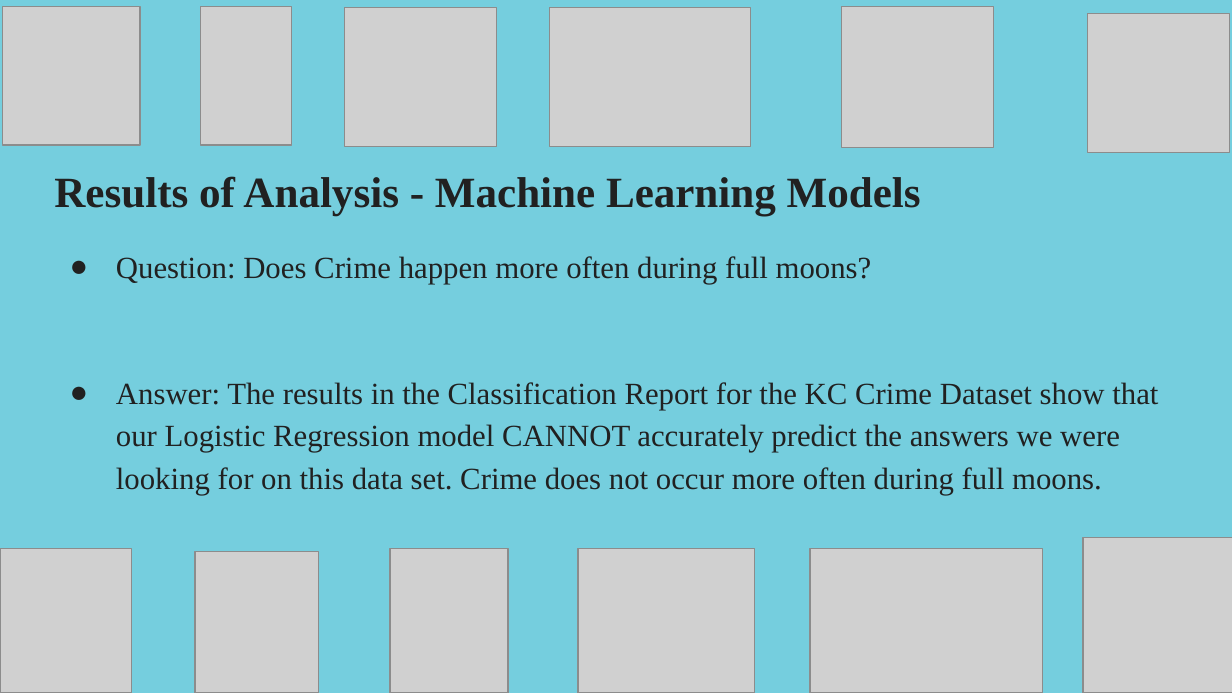
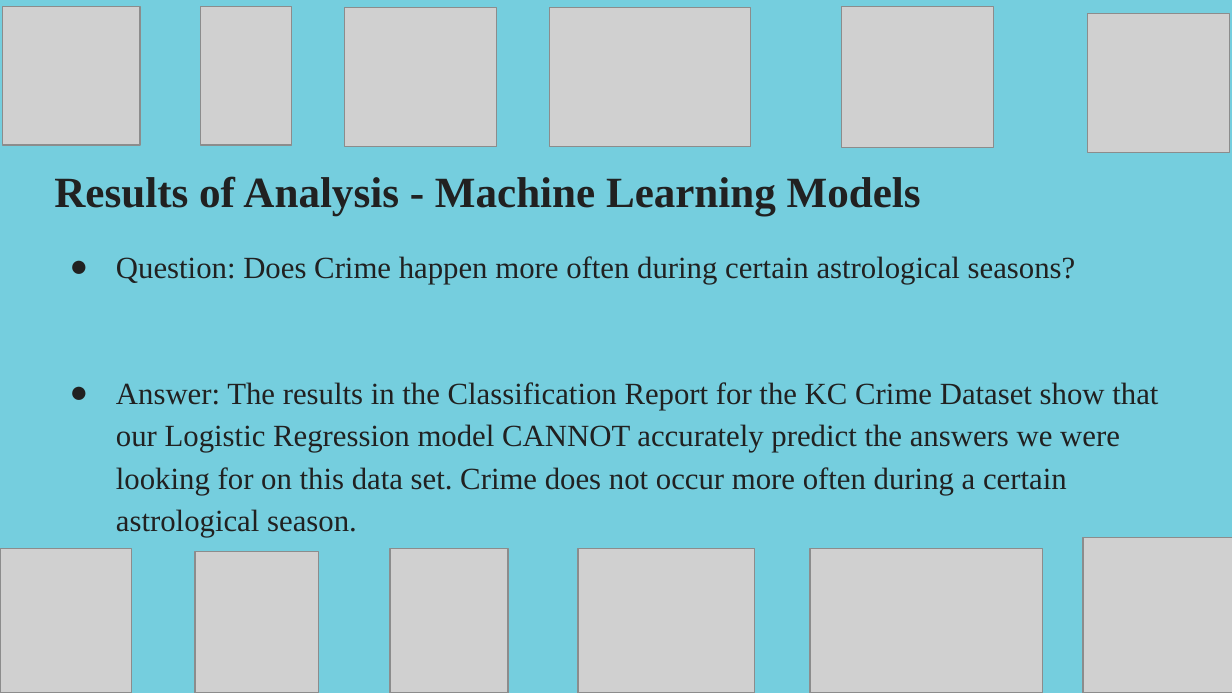
Before and after one commit to rulamia/Horrorscopes, a slide deck: slide 22 of HorrorscopesFinal.pptx. Drawn at 1232x693 pixels with LibreOffice and Linux fonts; fonts in the diff are those of the drawing; grey boxes stand for pictures. Boxes give left, top, right and bottom in pixels: in the first picture for what was removed or moved away, otherwise in the second. Text is boxed around its words. In the diff, an @@ line names an element or a change of style, - is before the commit and + after.

Commit message:
Updating Presentation - typo fix

```diff
--- a/HorrorscopesFinal.pptx
+++ b/HorrorscopesFinal.pptx
@@ text at (116,256,1158,537): text changed @@
-● Question: Does Crime happen more often during full moons?
-● Answer: The results in the Classification Report for the KC Crime Dataset show that our Logistic Regression model CANNOT accurately predict the answers we were looking for on this data set. Crime does not occur more often during full moons.
+● Question: Does Crime happen more often during certain astrological seasons?
+● Answer: The results in the Classification Report for the KC Crime Dataset show that our Logistic Regression model CANNOT accurately predict the answers we were looking for on this data set. Crime does not occur more often during a certain astrological season.
```
Also in this commit, not shown: 1 other slide changed.
